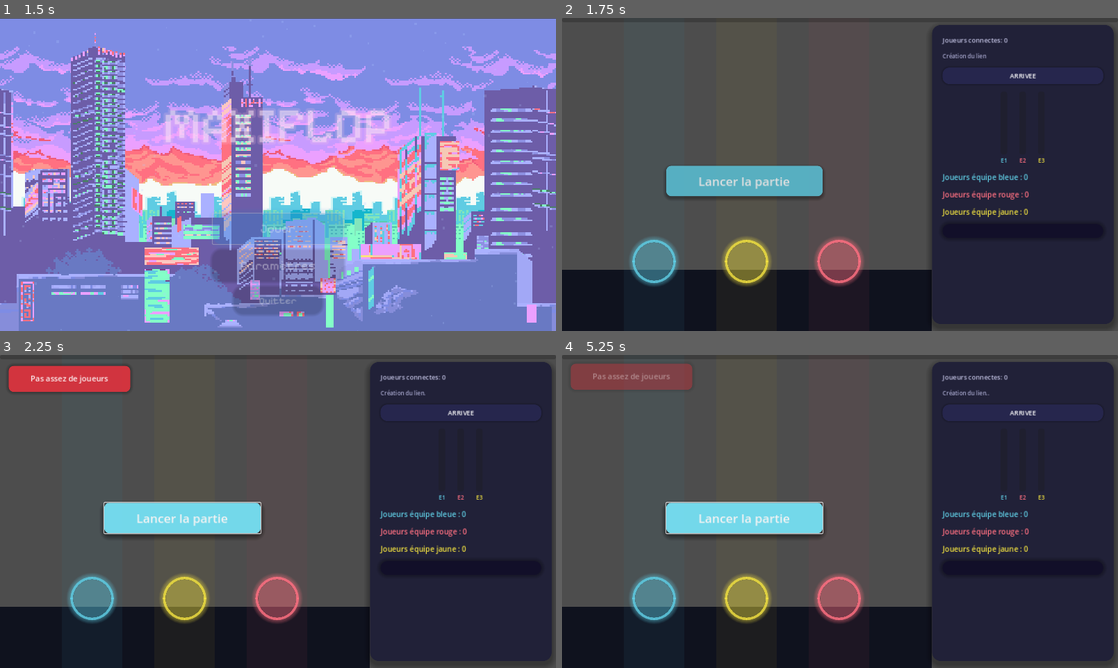
Above: before the commit, frames 1-4 (two rows, left to right).
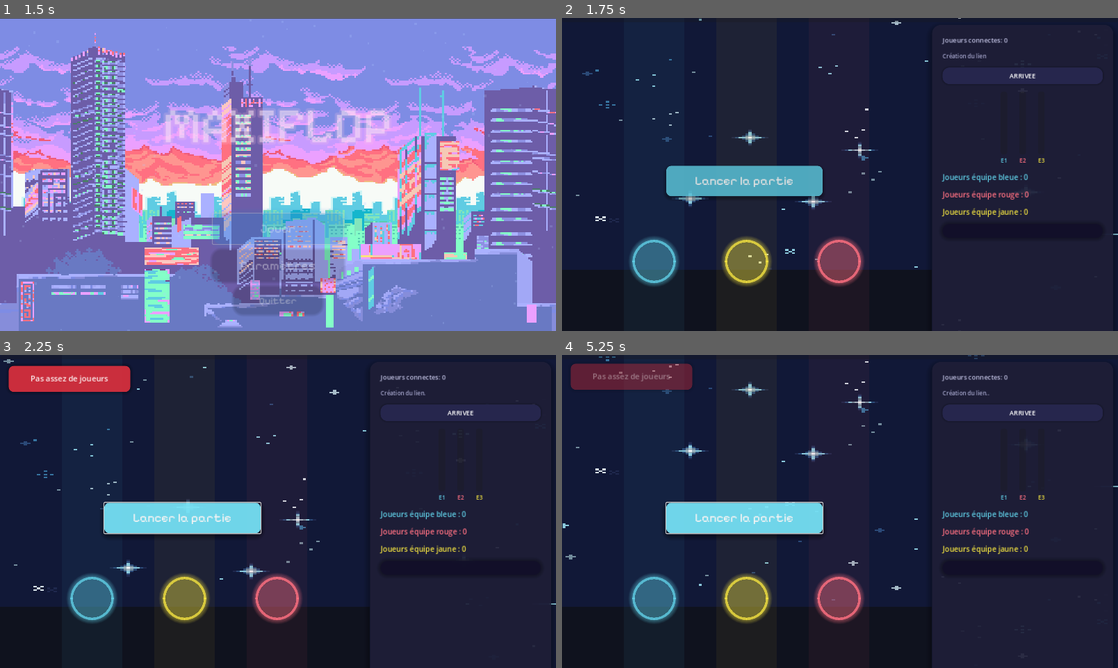
Above: after the commit, the same moments.

Repository: Maxx-bl/maxiflop
Game: Godot game, scene res://scenes/MainMenu.tscn
The game is run twice, just before and just after one commit, with the same random seed, the same clock (stepped at 60 frames per second) and the same inputs. Sound files missing from this copy of the repository are replaced by a short silence.
Inputs:
- Up to frame 1 (1.5 s): tap Enter at 0.5 s; hold D 0.53-1.25 s; click "Jouer" at 1.25 s
- Up to frame 2 (1.75 s): no input
- Up to frame 3 (2.25 s): click "Lancer la partie" at 2 s
- Up to frame 4 (5.25 s): hold S 2.78-3.53 s; hold D 3.53-5.03 s; hold A from 5.03 s (still down)

Frame 1 is identical in both runs. In frame 2, 53% of the frame differs, in the area x 0-100%, y 0-100%; in frame 3, 51%; in frame 4, 53%.

Commit message:
sauvegarde avant merge et ajout d'une partie des design graphique

Diff:
--- a/maxiflop-src/scenes/GameScreen.tscn
+++ b/maxiflop-src/scenes/GameScreen.tscn
@@ -1,10 +1,14 @@
-[gd_scene load_steps=17 format=3 uid="uid://cfyaf4ikyente"]
-
-[ext_resource type="Script" uid="uid://d34qiog5r04a8" path="res://scripts/GameScreen.gd" id="1"]
-[ext_resource type="Script" uid="uid://xbd1n2xwhom3" path="res://scripts/NoteSpawner.gd" id="2"]
-[ext_resource type="Script" uid="uid://dkacnraee3abq" path="res://scripts/HitZone.gd" id="3"]
+[gd_scene load_steps=21 format=3 uid="uid://cfyaf4ikyente"]
+
+[ext_resource type="Script" path="res://scripts/GameScreen.gd" id="1"]
+[ext_resource type="Script" path="res://scripts/NoteSpawner.gd" id="2"]
+[ext_resource type="Script" path="res://scenes/fond_game.gd" id="2_5m6a2"]
+[ext_resource type="Script" path="res://scripts/HitZone.gd" id="3"]
+[ext_resource type="Texture2D" uid="uid://dyvouf8b51x5b" path="res://assets/GameScreenBack/Space Background.png" id="3_5vdj1"]
 [ext_resource type="PackedScene" uid="uid://dcwqtomkrgupn" path="res://scenes/Note.tscn" id="4"]
 [ext_resource type="AudioStream" uid="uid://dcf34i1jfenko" path="res://assets/test_kick_6s.wav" id="5_xpdqc"]
+[ext_resource type="Texture2D" uid="uid://bter32ehur1r7" path="res://assets/GameScreenBack/star3.png" id="5_yklkw"]
+[ext_resource type="FontFile" uid="uid://b4ve68u3poffy" path="res://assets/Ecriture/PixelifySans-VariableFont_wght.ttf" id="9_x2v7n"]
 
 [sub_resource type="StyleBoxFlat" id="StyleBoxFlat_ring_blue"]
 bg_color = Color(0, 0, 0, 0)
@@ -141,6 +145,27 @@
 script = ExtResource("1")
 song_duration = 60.0
 
+[node name="fond_game" type="ParallaxBackground" parent="."]
+script = ExtResource("2_5m6a2")
+
+[node name="CoucheCielNuit" type="ParallaxLayer" parent="fond_game"]
+motion_mirroring = Vector2(0, 720)
+
+[node name="SpriteCielNuit" type="Sprite2D" parent="fond_game/CoucheCielNuit"]
+texture_filter = 1
+position = Vector2(766.25, 362)
+scale = Vector2(7.6575, 3.64)
+texture = ExtResource("3_5vdj1")
+
+[node name="CoucheEtoile3" type="ParallaxLayer" parent="fond_game"]
+motion_mirroring = Vector2(0, 720)
+
+[node name="spriteStar" type="Sprite2D" parent="fond_game/CoucheEtoile3"]
+texture_filter = 1
+position = Vector2(766, 360)
+scale = Vector2(7.65, 3.59)
+texture = ExtResource("5_yklkw")
+
 [node name="Background" type="ColorRect" parent="."]
 anchors_preset = 15
 anchor_right = 1.0
@@ -241,6 +266,7 @@
 offset_right = 840.0
 offset_bottom = 450.0
 theme_override_colors/font_color = Color(1, 1, 1, 0.9)
+theme_override_fonts/font = ExtResource("9_x2v7n")
 theme_override_font_sizes/font_size = 200
 text = "5"
 horizontal_alignment = 1
@@ -251,6 +277,7 @@
 offset_right = 840.0
 offset_bottom = 320.0
 theme_override_colors/font_color = Color(1, 1, 1, 0.9)
+theme_override_fonts/font = ExtResource("9_x2v7n")
 theme_override_font_sizes/font_size = 56
 text = "Salle d'attente"
 horizontal_alignment = 1
@@ -261,6 +288,7 @@
 offset_top = 340.0
 offset_right = 600.0
 offset_bottom = 410.0
+theme_override_fonts/font = ExtResource("9_x2v7n")
 theme_override_font_sizes/font_size = 28
 theme_override_styles/hover = SubResource("StyleBoxFlat_button_hover")
 theme_override_styles/pressed = SubResource("StyleBoxFlat_button_hover")
@@ -286,8 +314,8 @@
 [node name="RightPanel" type="PanelContainer" parent="HUD"]
 offset_left = 852.0
 offset_top = 16.0
-offset_right = 1270.0
-offset_bottom = 704.0
+offset_right = 1269.0
+offset_bottom = 747.0
 theme_override_styles/panel = SubResource("StyleBoxFlat_rightpanel")
 
 [node name="VBox" type="VBoxContainer" parent="HUD/RightPanel"]
--- /dev/null
+++ b/maxiflop-src/scenes/fond_game.gd
@@ -0,0 +1,6 @@
+extends ParallaxBackground
+
+@export var vitesse_defilement : float = 150.0
+
+func _process(delta):
+	scroll_offset.y += vitesse_defilement * delta
Binary file added: maxiflop-src/assets/GameScreenBack/Space Background.png
Not shown, added: maxiflop-src/assets/GameScreenBack/Space Background.png.import
Binary file added: maxiflop-src/assets/GameScreenBack/star1.png
Not shown, added: maxiflop-src/assets/GameScreenBack/star1.png.import
Binary file added: maxiflop-src/assets/GameScreenBack/star2.png
Not shown, added: maxiflop-src/assets/GameScreenBack/star2.png.import
Binary file added: maxiflop-src/assets/GameScreenBack/star3.png
Not shown, added: maxiflop-src/assets/GameScreenBack/star3.png.import
Binary file added: maxiflop-src/assets/GameScreenBack/star4.png
Not shown, added: maxiflop-src/assets/GameScreenBack/star4.png.import
Binary file added: maxiflop-src/assets/bouton/note_barrecharge.png
Not shown, added: maxiflop-src/assets/bouton/note_barrecharge.png.import
(and 1 more such lines)
